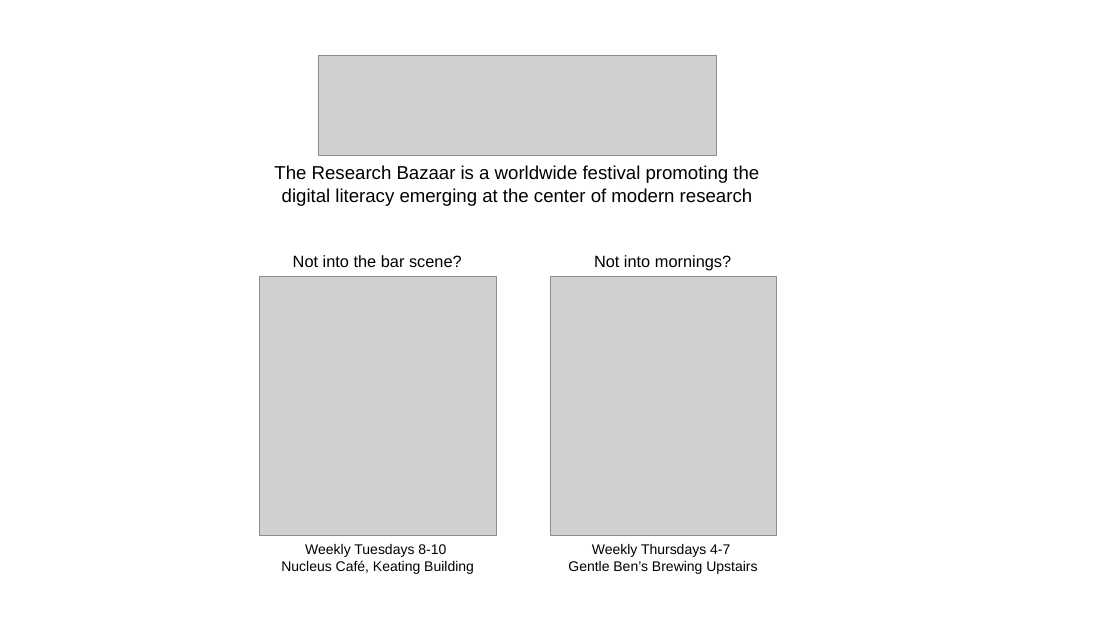
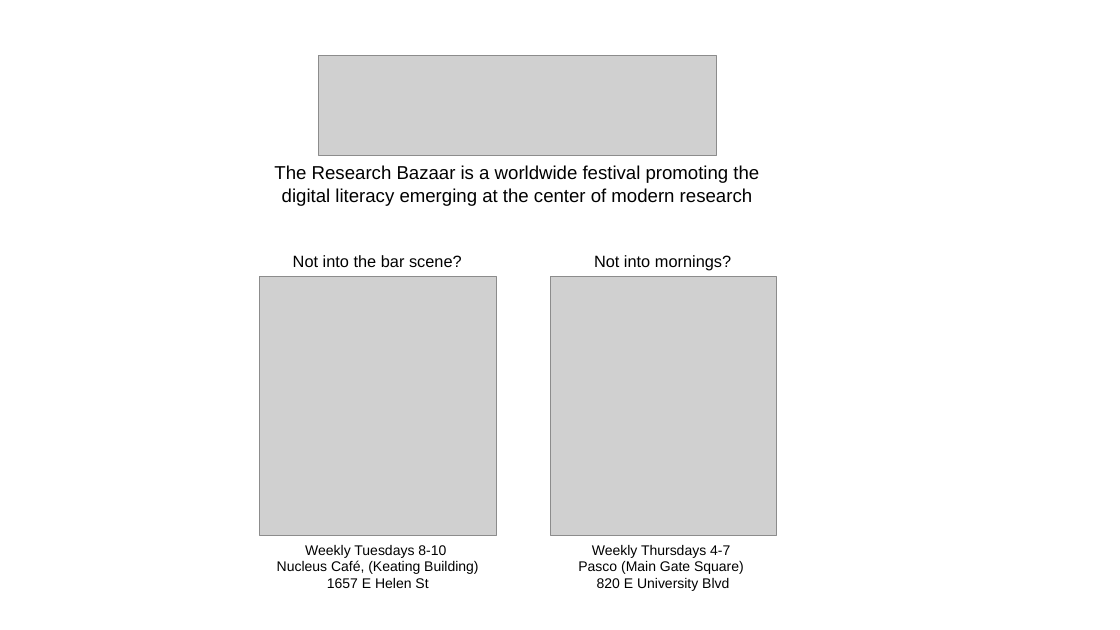
Before and after one commit to resbazaz/resbazaz_promotional_materials, a slide deck: slide 1 of material_design/ResBazAZ_advertising.pptx. Drawn at 1120x630 pixels with LibreOffice and Linux fonts; fonts in the diff are those of the drawing; grey boxes stand for pictures. Boxes give left, top, right and bottom in pixels: in the first picture for what was removed or moved away, otherwise in the second. Text is boxed around its words. In the diff, an @@ line names an element or a change of style, - is before the commit and + after.

Commit message:
Updated Hacky Hour logo for Pasco

```diff
--- a/material_design/ResBazAZ_advertising.pptx
+++ b/material_design/ResBazAZ_advertising.pptx
@@ rectangle "Weekly Tuesdays 8-10": place and size @@
-rectangle "Weekly Tuesdays 8-10" at (259,537,497,579)
+rectangle "Weekly Tuesdays 8-10" at (259,537,497,597)
@@ rectangle "Weekly Thursdays 4-7": place and size @@
-rectangle "Weekly Thursdays 4-7" at (550,537,776,579)
+rectangle "Weekly Thursdays 4-7" at (550,537,776,597)
@@ text in rectangle at (277,560,478,588): text changed @@
-Nucleus Café, Keating Building
+Nucleus Café, (Keating Building)
+1657 E Helen St
@@ text in rectangle at (578,561,744,591): text changed @@
-Gentle Ben’s Brewing Upstairs
+Pasco (Main Gate Square)
+820 E University Blvd
```
Also in this commit, not shown: 3 other slides changed, 5 other files.
